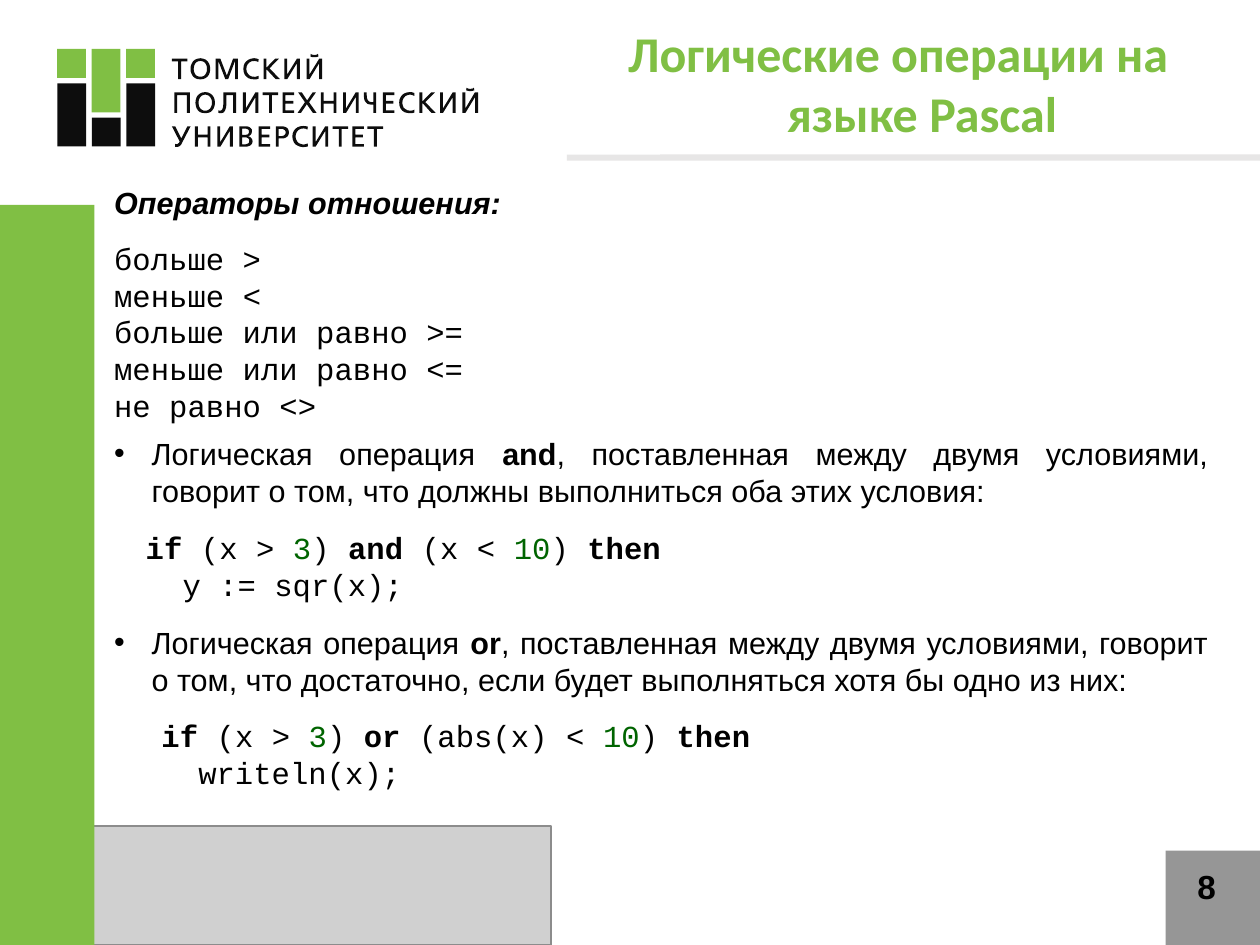
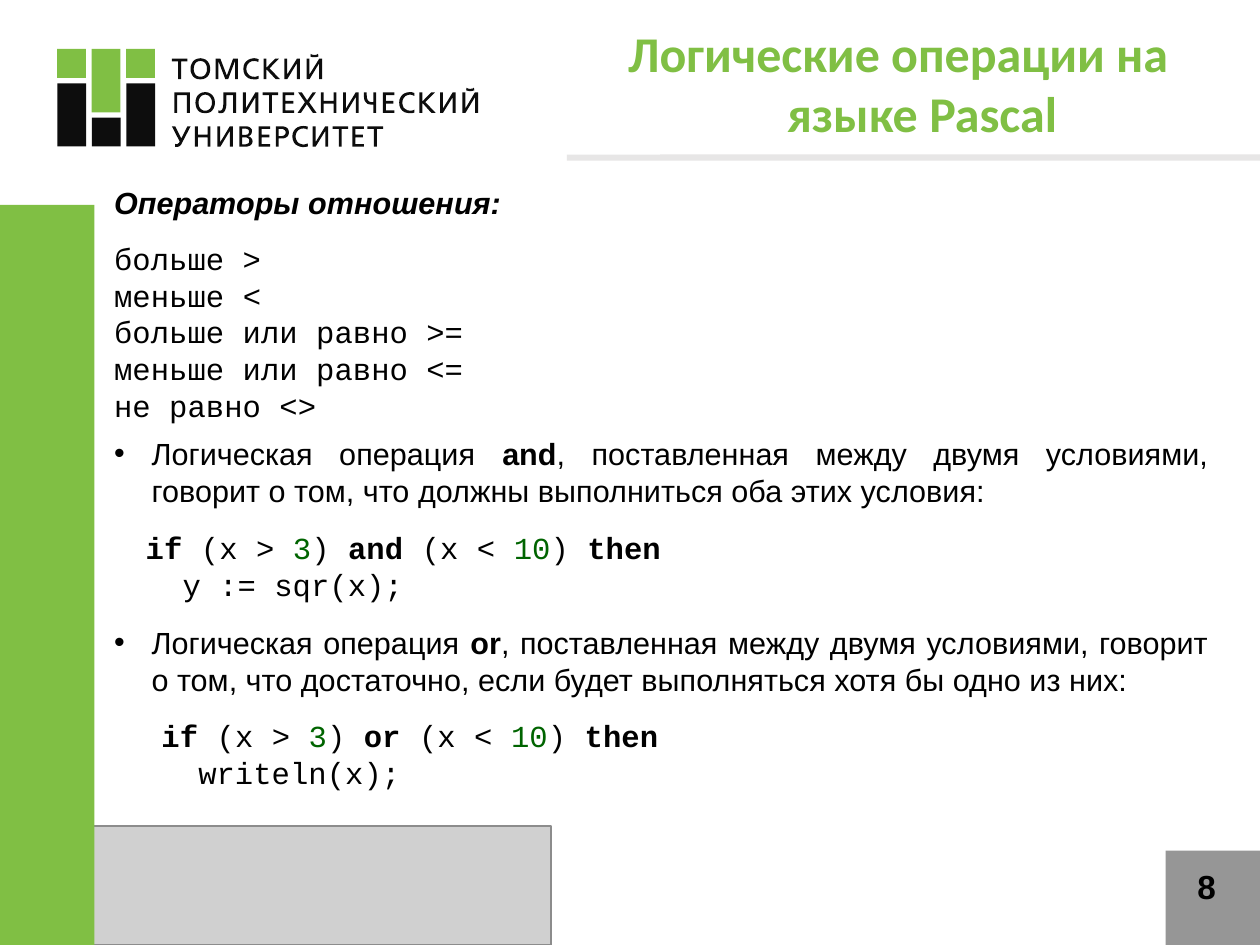
Before and after one commit to VChuzlov/Pascal-labs, a slide deck: slide 8 of LB_2/ЛБ_2.pptx. Drawn at 1260x945 pixels with LibreOffice and Linux fonts; fonts in the diff are those of the drawing; grey boxes stand for pictures. Boxes give left, top, right and bottom in pixels: in the first picture for what was removed or moved away, otherwise in the second. Text is boxed around its words. In the diff, an @@ line names an element or a change of style, - is before the commit and + after.

```diff
--- a/LB_2/ЛБ_2.pptx
+++ b/LB_2/ЛБ_2.pptx
@@ text at box(161, 725, 658, 754): text changed @@
-if (x > 3) or (abs(x) < 10) then
+if (x > 3) or (x < 10) then
```
Also in this commit, not shown: 1 other slide changed, 1 other file.
